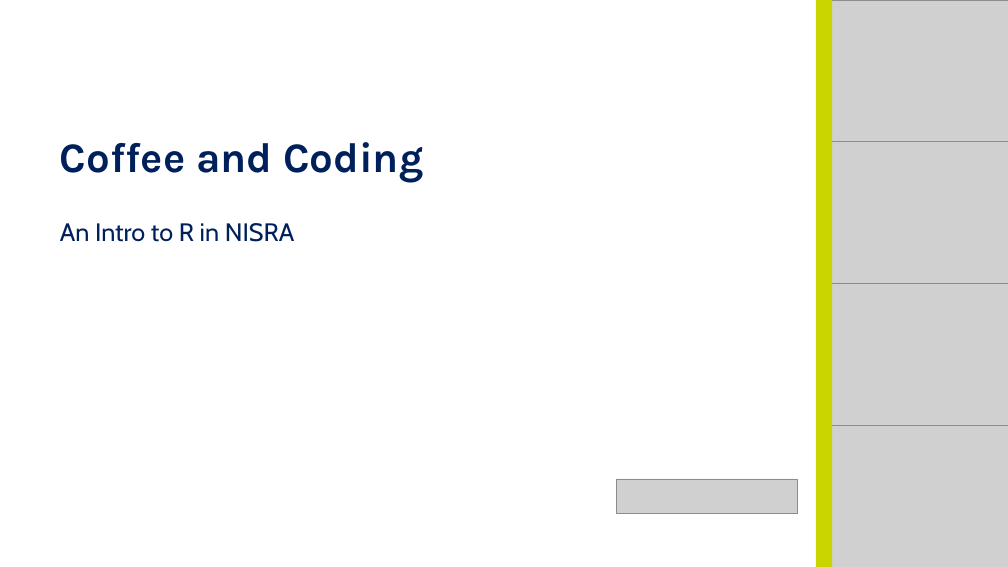
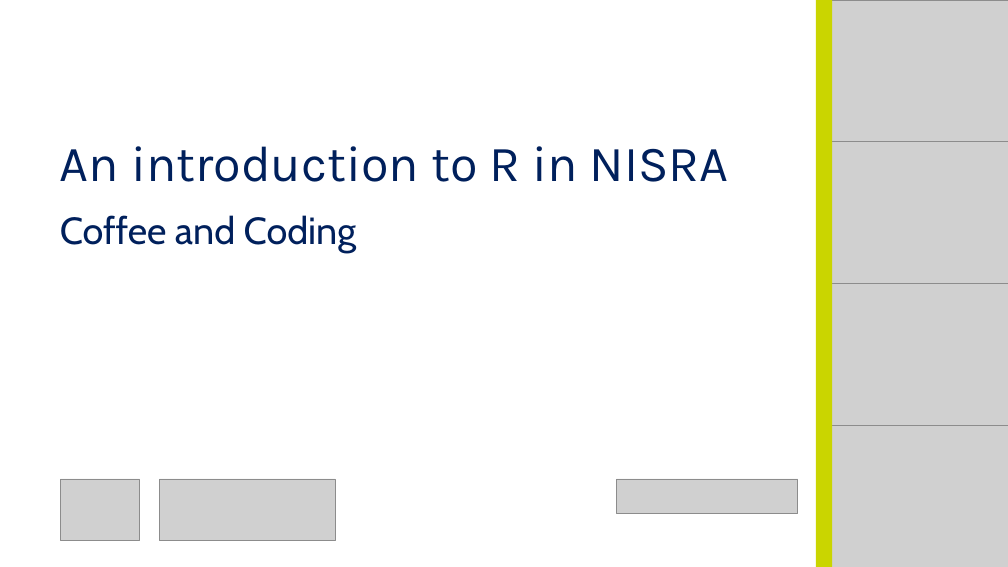
Before and after one commit to nistatisticsresearchagency/CC-r-intro, a slide deck: slide 1 of intro-slides.pptx. Drawn at 1008x567 pixels with LibreOffice and Linux fonts; fonts in the diff are those of the drawing; grey boxes stand for pictures. Boxes give left, top, right and bottom in pixels: in the first picture for what was removed or moved away, otherwise in the second. Text is boxed around its words. In the diff, an @@ line names an element or a change of style, - is before the commit and + after.

```diff
--- a/intro-slides.pptx
+++ b/intro-slides.pptx
@@ text at (60,146,729,182): paragraph added @@
+An introduction to R in NISRA
@@ text at (60,223,295,242): paragraph removed @@
-An Intro to R in NISRA
@@ text at (60,215,356,253): size 40 to 36 pt, font Karla to Cabin, bold off in "Coffee and Coding" @@
@@ picture added at (60,479,140,541) @@
@@ text added at (71,475,280,513), 16 pt, text #FFFFFF @@
+Trusted statistics and research for a better society
@@ picture added at (160,479,335,541) @@
```
Also in this commit, not shown: 1 other slide changed, 2 slides added, 1 slide removed.
